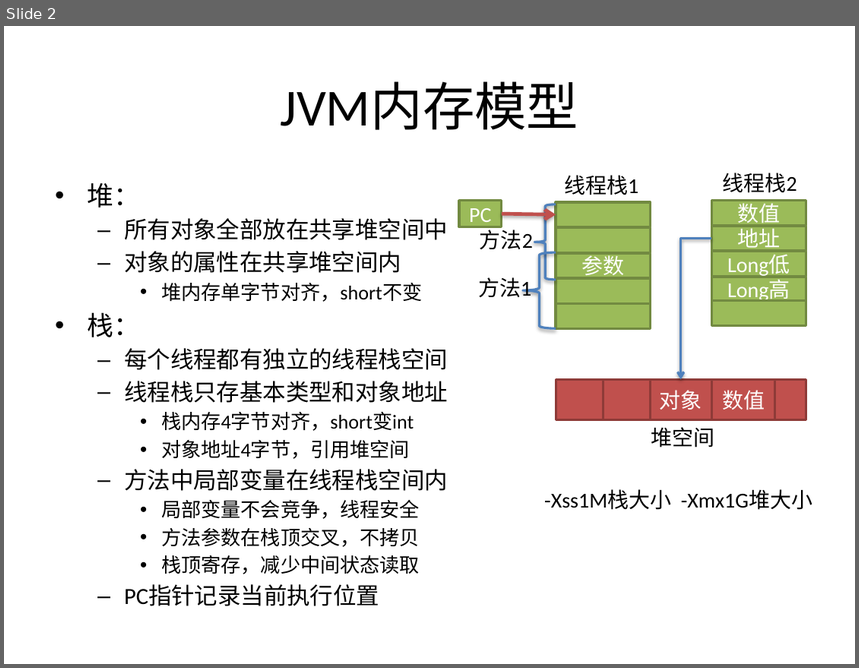
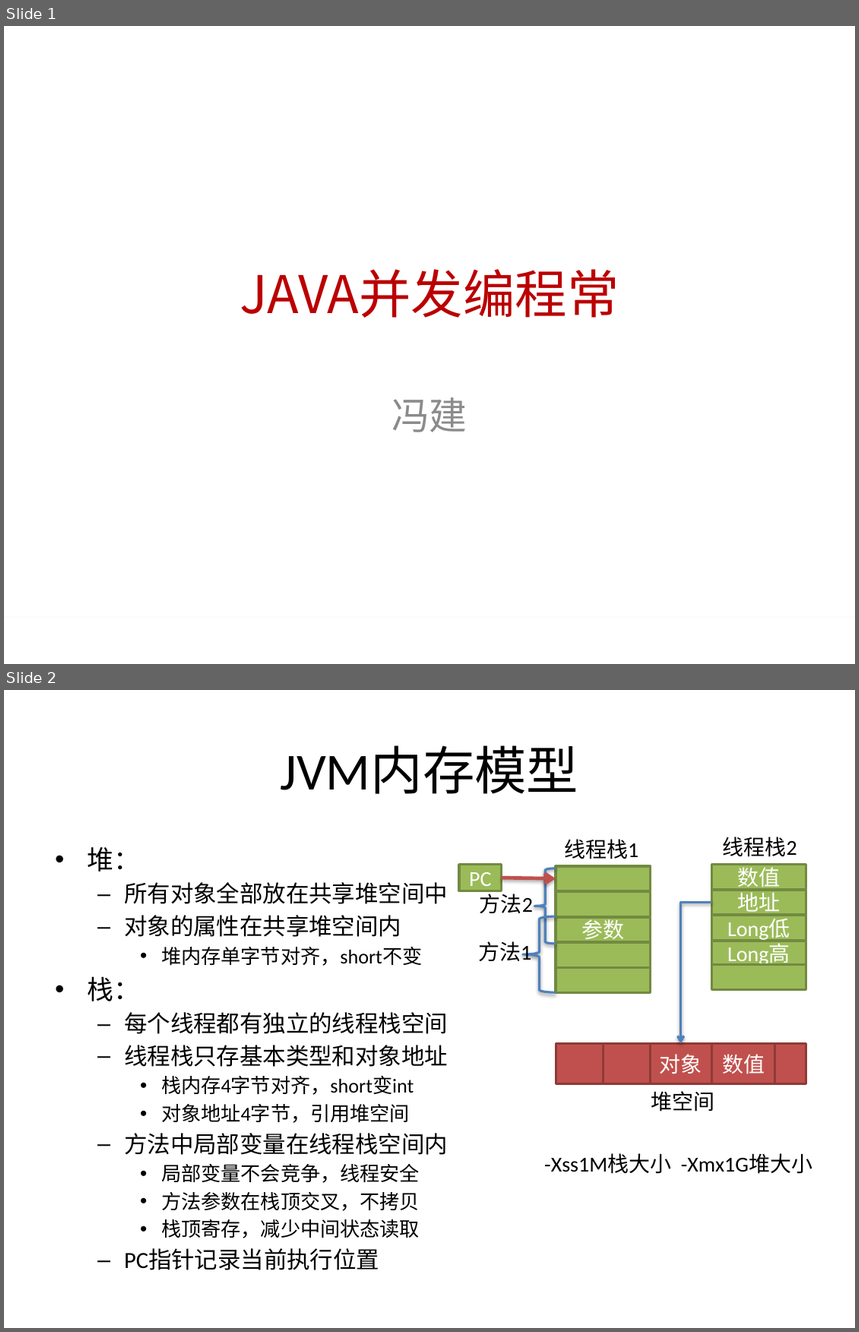
Before and after one commit to huangshumei/concurrentDemo, a slide deck: doc/[www.java1234.com]java并发编程阿里巴巴-梁飞.pptx. Shown one above the other, each under a label of ours: slide 2 before the commit, slides 1 and 2 after it. The pictures are 859x668 and 859x1332 pixels, drawn with LibreOffice and Linux fonts; fonts in the diff are those of the drawing; background and template pictures are left out. Boxes give left, top, right and bottom in pixels: in the first picture for what was removed or moved away, otherwise in the second. Text is boxed around its words. In the diff, an @@ line names an element or a change of style, - is before the commit and + after.

```diff
--- a/doc/[www.java1234.com]java并发编程阿里巴巴-梁飞.pptx
+++ b/doc/[www.java1234.com]java并发编程阿里巴巴-梁飞.pptx
@@ slide 1 added at [4,26,855,664], background #FFFFFF @@
@@ title added at [240,269,619,318], 44 pt, text #BB0000 @@
+JAVA并发编程常
@@ subtitle added at [392,398,468,433], 32 pt, text #8C8C8C @@
+冯建
@@ rectangle added at [4,617,855,664], fill #FFFFFF @@
```
Also in this commit, not shown: 1 slide changed, 1 other slide added, 1 slide removed, 2 other files.
